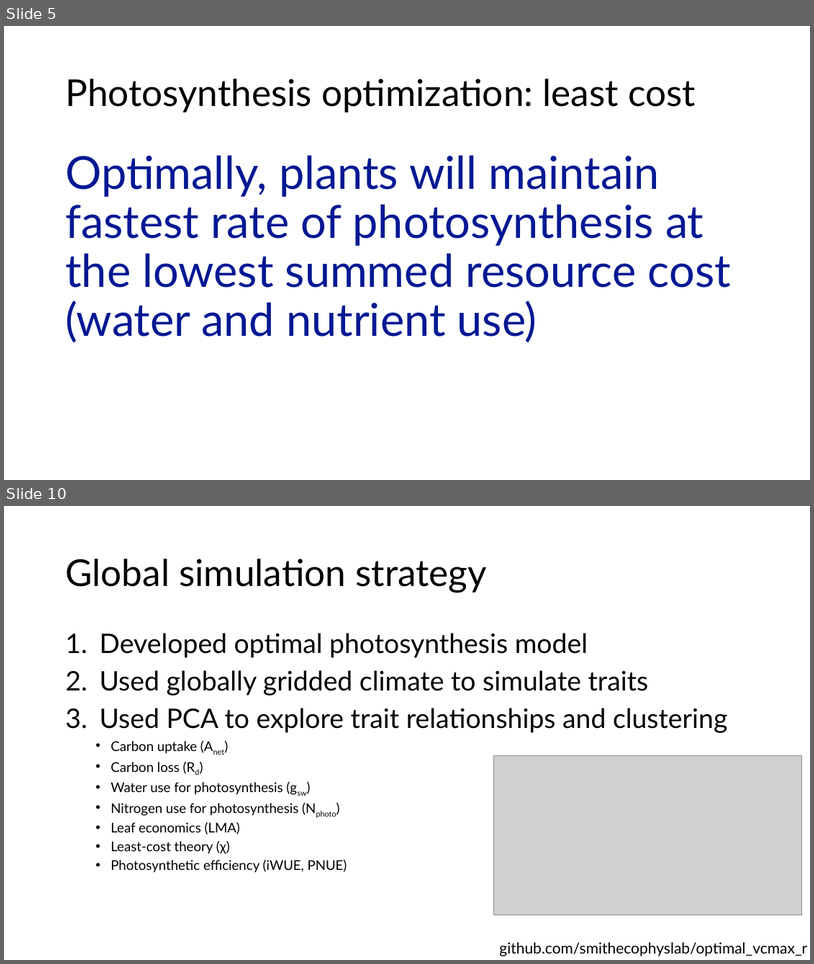
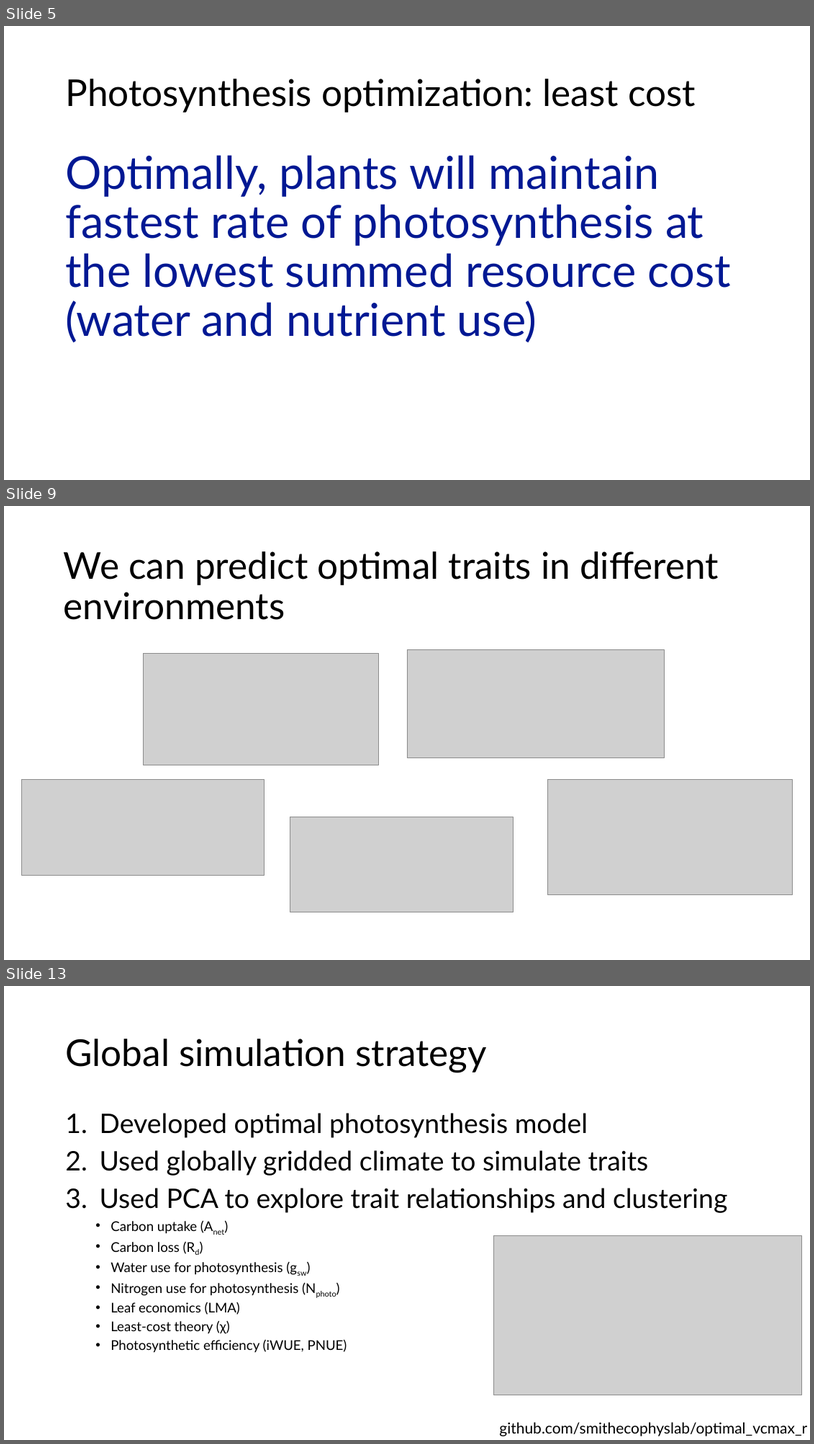
Before and after one commit to SmithEcophysLab/esa_2026, a slide deck: src/esa2026_optphoto_smith.pptx. Shown one above the other, each under a label of ours: slides 5 and 10 before the commit, slides 5, 9 and 13 after it; the slides between them are not shown. The pictures are 814x964 and 814x1444 pixels, drawn with LibreOffice and Linux fonts; fonts in the diff are those of the drawing; grey boxes stand for pictures. Boxes give left, top, right and bottom in pixels: in the first picture for what was removed or moved away, otherwise in the second. Text is boxed around its words. In the diff, an @@ line names an element or a change of style, - is before the commit and + after.

```diff
--- a/src/esa2026_optphoto_smith.pptx
+++ b/src/esa2026_optphoto_smith.pptx
@@ slide 9 added at box(4, 506, 810, 960), background #FFFFFF @@
@@ text added at box(64, 551, 719, 620), 44 pt, text #000000 @@
+We can predict optimal traits in different environments
@@ picture added at box(143, 654, 379, 765) @@
@@ picture added at box(407, 649, 665, 758) @@
@@ picture added at box(21, 780, 264, 875) @@
@@ picture added at box(548, 780, 793, 894) @@
@@ picture added at box(290, 816, 513, 912) @@
@@ what was slide 10 is now slide 13 @@
```
Also in this commit, not shown: 11 slides changed, 10 other slides added, 2 other files.
